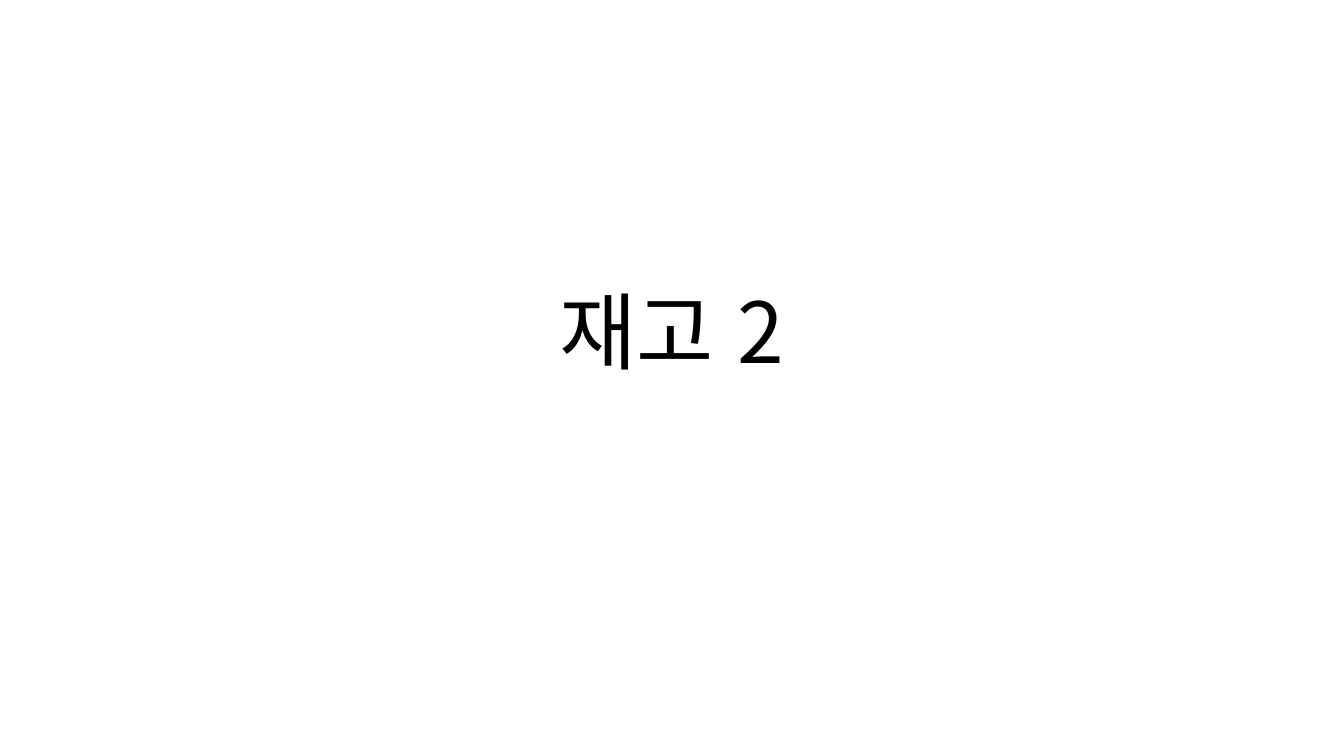
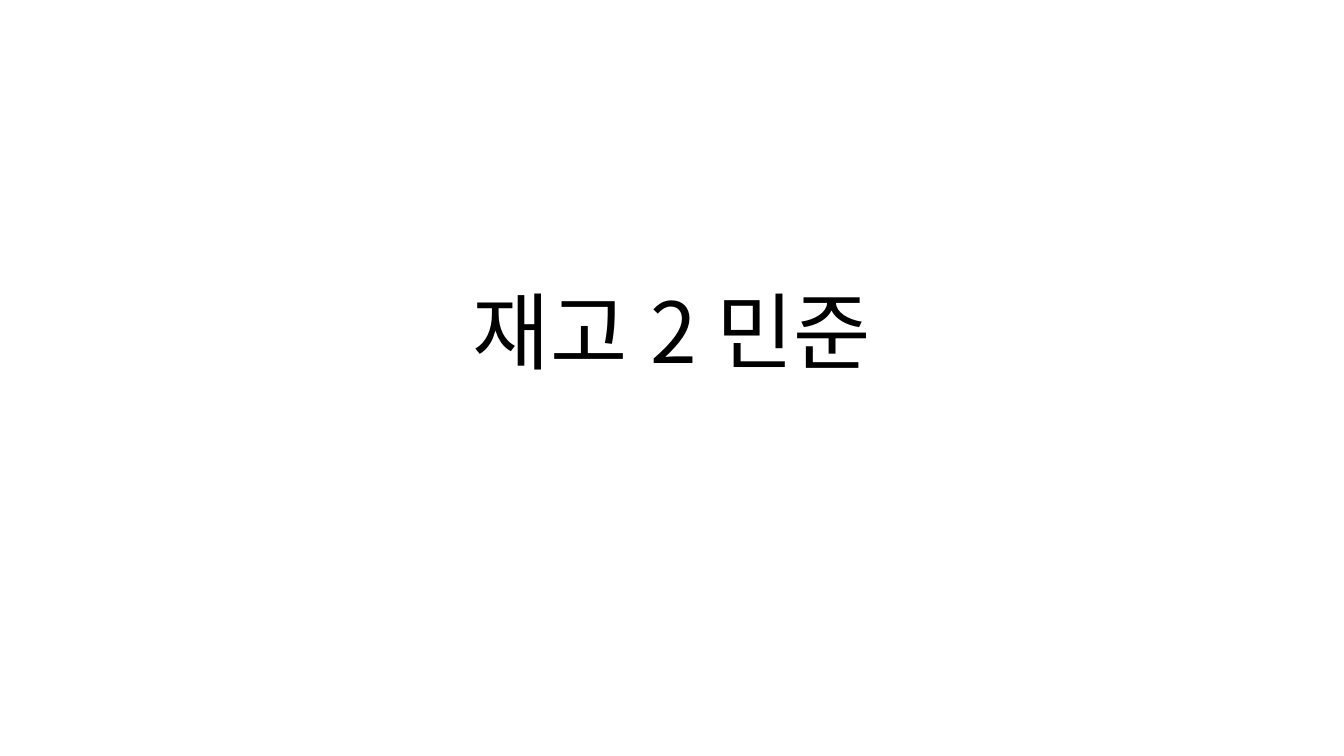
Before and after one commit to dw-final-project/dwFinal, a slide deck: slide 1 of 프로젝트 관련 자료/재고 2(김민준).pptx. Drawn at 1344x756 pixels with LibreOffice and Linux fonts; fonts in the diff are those of the drawing. Boxes give left, top, right and bottom in pixels: in the first picture for what was removed or moved away, otherwise in the second. Text is boxed around its words. In the diff, an @@ line names an element or a change of style, - is before the commit and + after.

```diff
--- a/프로젝트 관련 자료/재고 2(김민준).pptx
+++ b/프로젝트 관련 자료/재고 2(김민준).pptx
@@ title at (473, 293, 871, 370): text changed @@
-재고 2
+재고 2 민준
```
Also in this commit, not shown: 4 other files.
